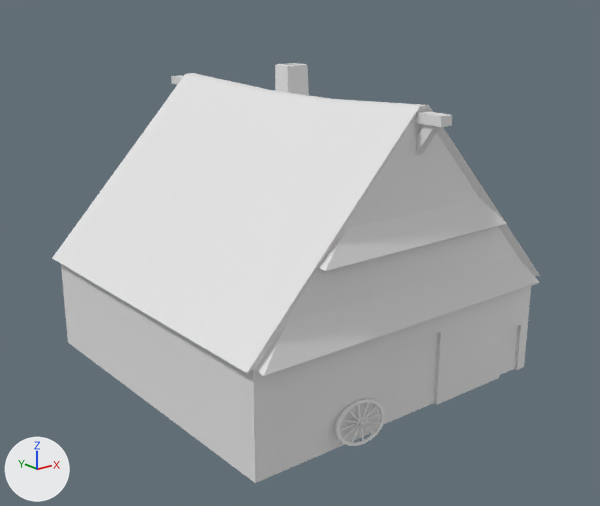
Two versions of the OBJ model public/js/game/data/g/3D/casern.obj, one commit apart.
Rendered twice from a 50 mm camera at (-22.3, -28.4, 16.4) aimed at (0.0, -0.5, 5.2). The axes (+X, +Y, +Z) are drawn at lower left. The lights are the same throughout. Materials are left out; every surface is plain grey. Where no turn or scale is listed for an object, it has been applied to the vertices. Vertices at the same position are counted once.

The first picture shows 'scheune'.
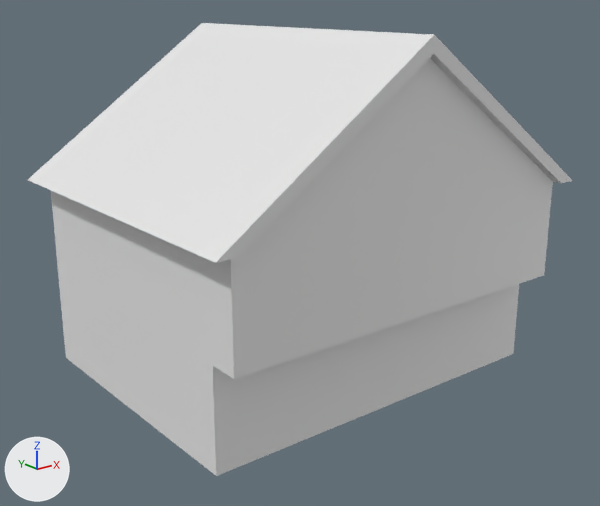
Where the change shows, as pixel boxes (x1, y1, x2, y2) in the pictures (600 x 506 px):
'scheune', reshaped (12% wider, 8% taller): before (52, 63, 540, 483); after (28, 23, 573, 476)
part 1 of me_scheune, rebuilt (12% wider, 8% taller): before (52, 63, 540, 483); after (28, 23, 573, 476)
part 2 of me_scheune, deleted: before (335, 399, 385, 446)

Patch to the scene script:
```diff
--- a/public/js/game/data/g/3D/casern.obj.py
+++ b/public/js/game/data/g/3D/casern.obj.py
@@ me_scheune @@
 # used by ob_scheune; location = (0.0, 0.0, 0.0)
-me_scheune.from_pydata(...)  # 587 vertices, 1030 faces; spans x -8.0..8.0, y -8.8..9.7, z 0.0..13.0
+me_scheune.from_pydata(...)  # 32 vertices, 26 faces; spans x -9.3..9.3, y -8.0..7.0, z 0.0..15.0
+# me_scheune part 1: the loose piece of 135 vertices spanning x -8.0..8.0, y -8.8..9.7, z 0.0..13.0 is rebuilt with 32 vertices and now spans x -9.3..9.3, y -8.0..7.0, z 0.0..15.0
+# me_scheune part 2: 16 loose pieces with 452 vertices, spanning x -7.5..7.5, y -8.0..8.8, z 0.0..8.7, are deleted
```
